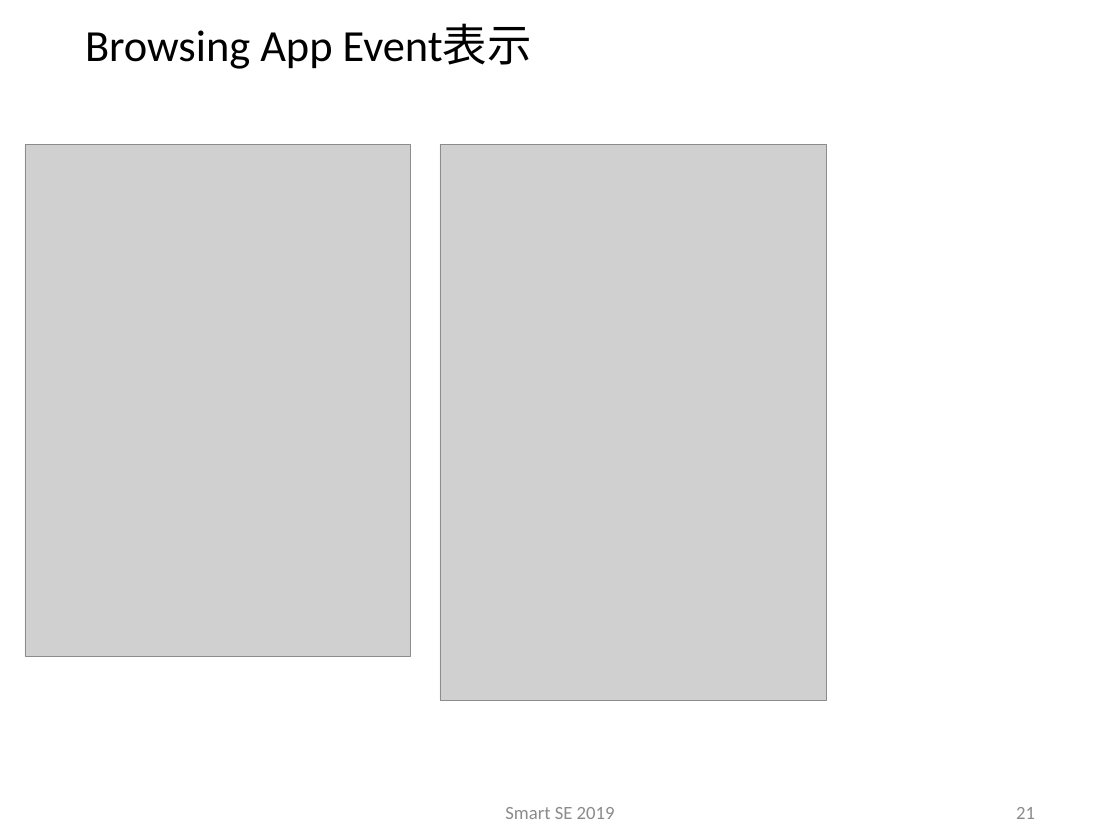
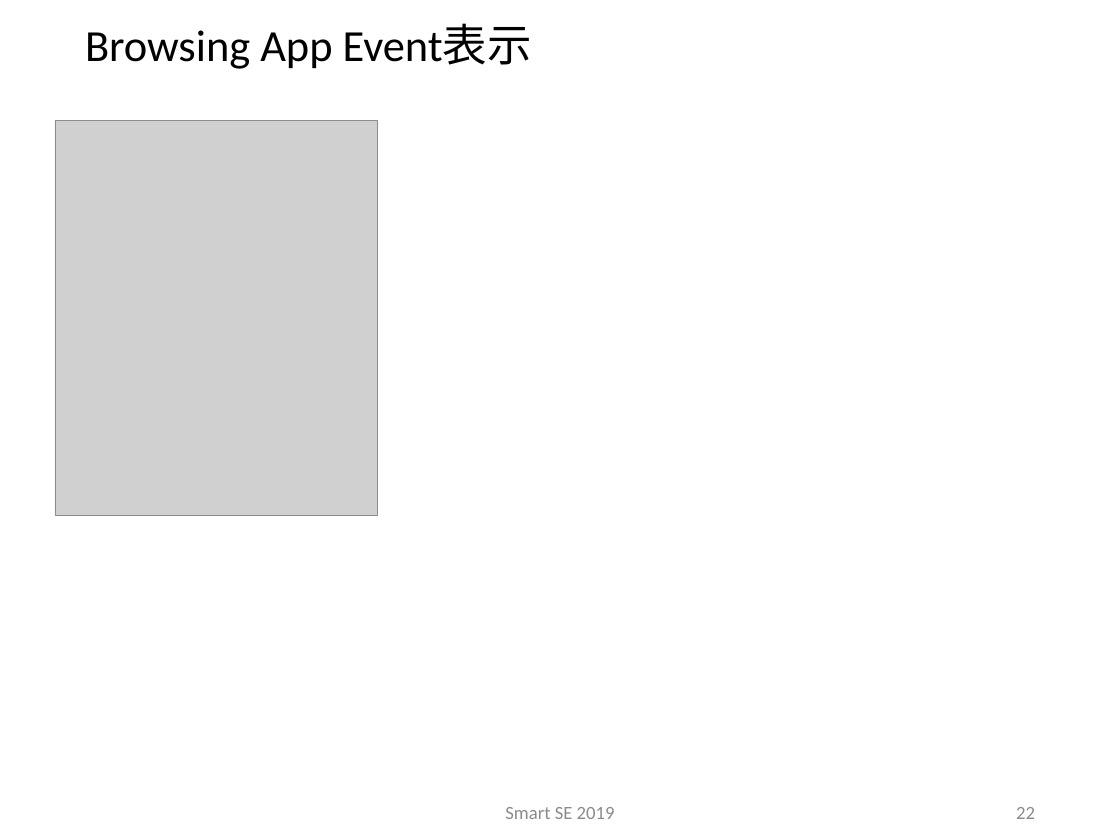
Before and after one commit to sakai-memoru/smartse19, a slide deck: slide 22 of _project_docs/SSE19_SPP.pptx (slide 21 before the commit). Drawn at 1120x840 pixels with LibreOffice and Linux fonts; fonts in the diff are those of the drawing; grey boxes stand for pictures; background and template pictures are left out. Boxes give left, top, right and bottom in pixels: in the first picture for what was removed or moved away, otherwise in the second. Text is boxed around its words. In the diff, an @@ line names an element or a change of style, - is before the commit and + after.

```diff
--- a/_project_docs/SSE19_SPP.pptx
+++ b/_project_docs/SSE19_SPP.pptx
@@ picture: place and size @@
-picture at box(25, 144, 410, 656)
+picture at box(55, 120, 378, 515)
@@ picture removed at box(440, 144, 826, 700) @@
@@ page number at box(1016, 807, 1035, 819): text changed @@
-21
+22
```
Also in this commit, not shown: 3 other slides changed, 2 slides added, 5 other files.
